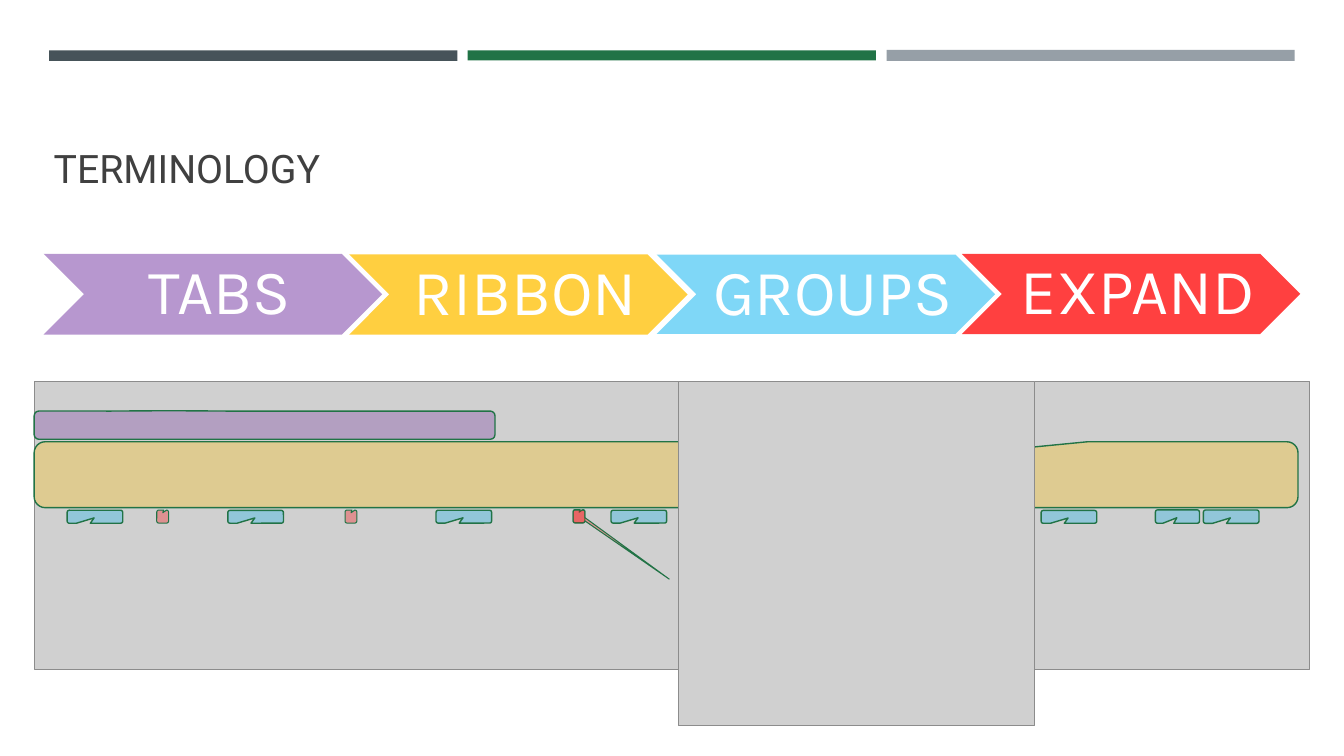
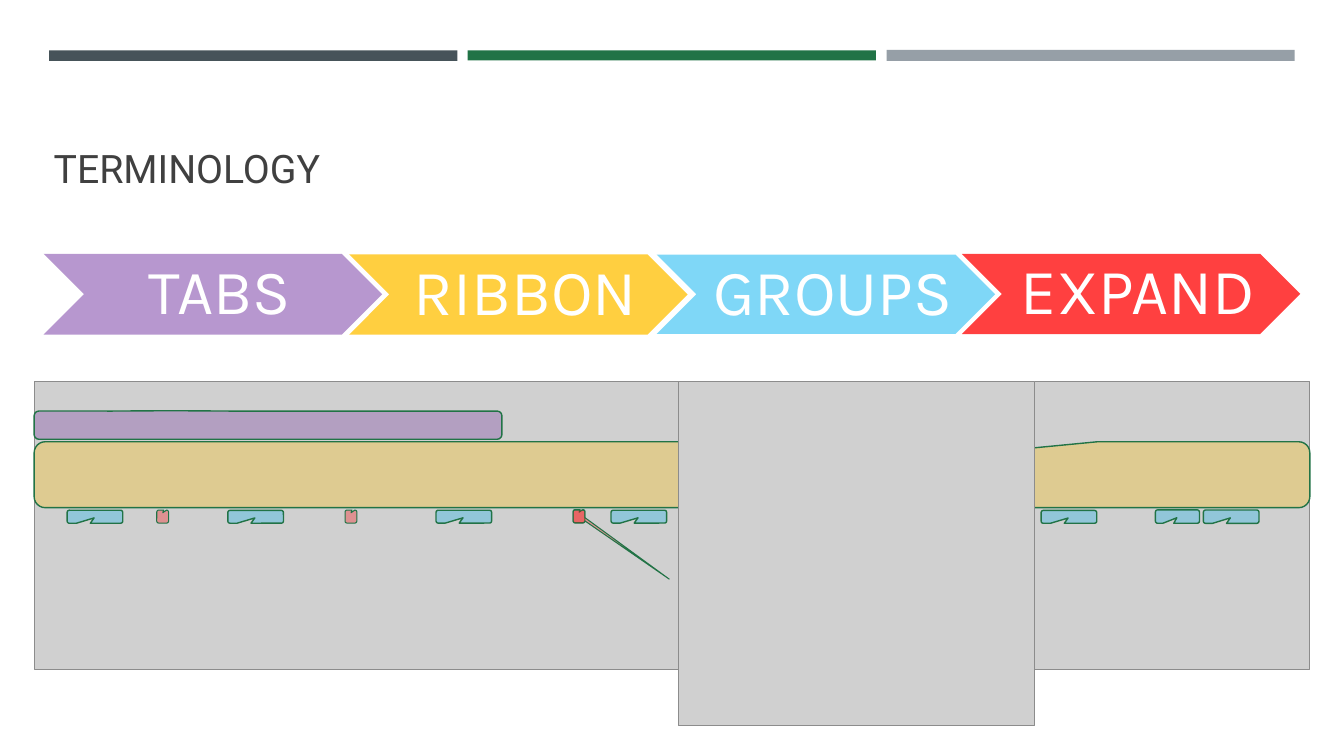
Before and after one commit to VadimAcosta/intro_to_excel, a slide deck: slide 7 of VAcosta_Excel_Tutorial.pptx (slide 9 before the commit). Drawn at 1344x756 pixels with LibreOffice and Linux fonts; fonts in the diff are those of the drawing; grey boxes stand for pictures. Boxes give left, top, right and bottom in pixels: in the first picture for what was removed or moved away, otherwise in the second. Text is boxed around its words. In the diff, an @@ line names an element or a change of style, - is before the commit and + after.

```diff
--- a/VAcosta_Excel_Tutorial.pptx
+++ b/VAcosta_Excel_Tutorial.pptx
@@ rounded speech box: place and size @@
-rounded speech box at [34,411,495,440]
+rounded speech box at [34,411,502,440]
@@ rounded speech box: place and size @@
-rounded speech box at [34,442,1299,507]
+rounded speech box at [34,442,1311,507]
```
Also in this commit, not shown: 3 other slides changed, 7 slides added, 1 slide removed.
